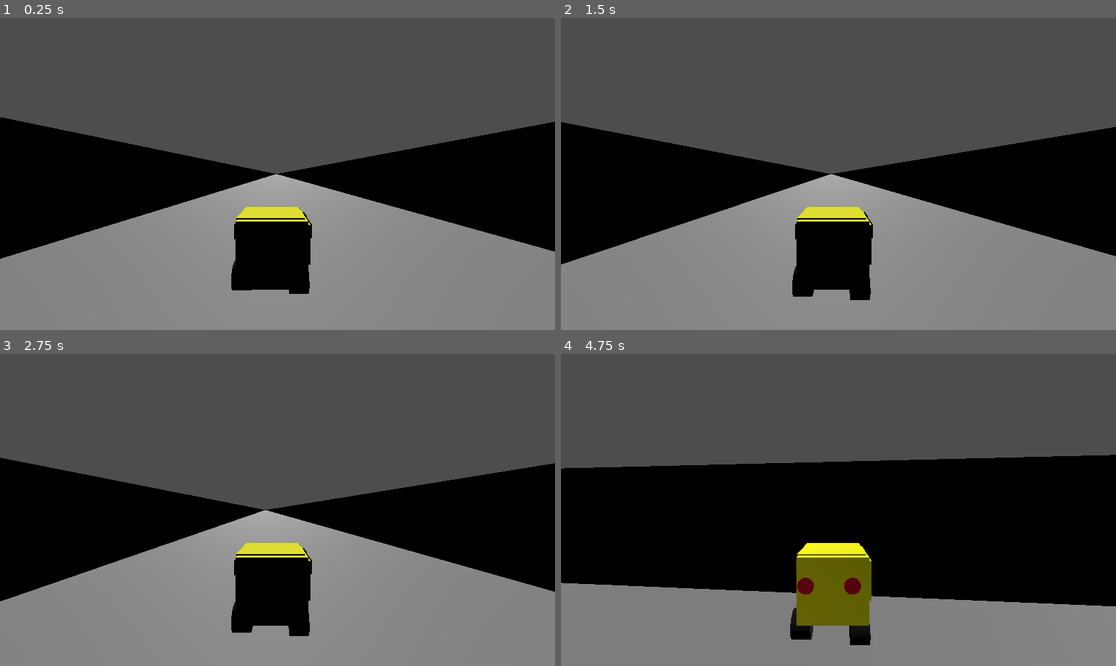
Above: before the commit, frames 1-4 (two rows, left to right).
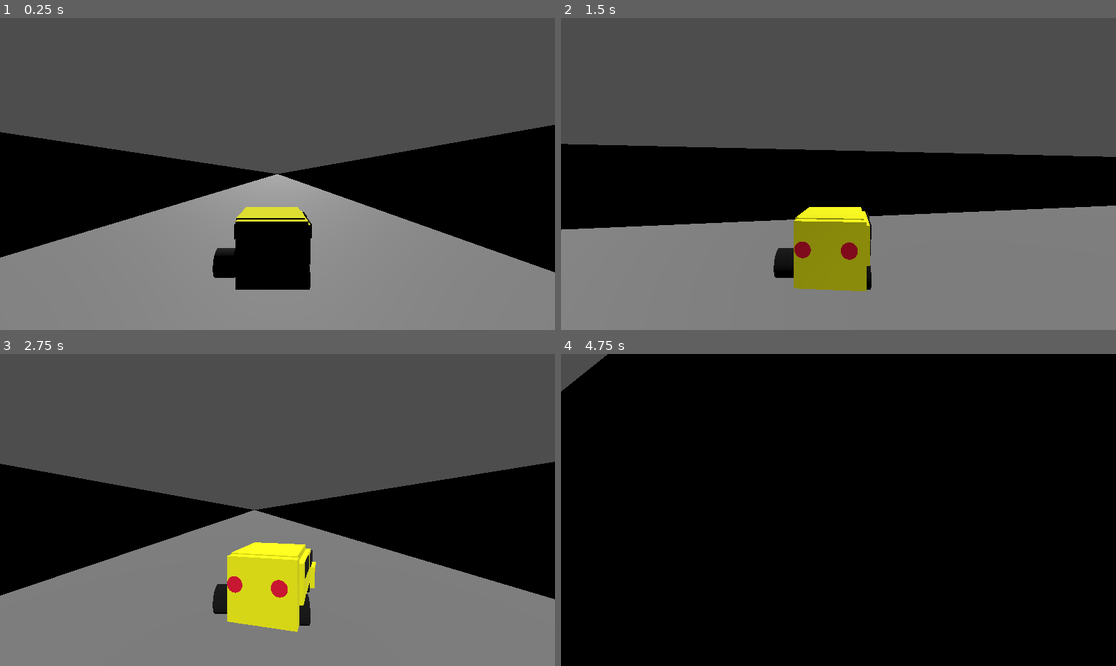
Above: after the commit, the same moments.

Repository: km2000-a11y/Urban-Drive
Game: Godot game, scene res://main.tscn
The game is run twice, just before and just after one commit, with the same random seed, the same clock (stepped at 60 frames per second) and the same inputs.
Inputs:
- Up to frame 1 (0.25 s): no input
- Up to frame 2 (1.5 s): tap Enter (ui_accept) at 0.5, 0.77 s; hold D (turn_right) 0.53-1.28 s; hold S (brake) from 1.28 s (still down)
- Up to frame 3 (2.75 s): tap Enter (ui_accept) at 1.52 s; release S (brake) at 2.03 s; hold D (turn_right) from 2.03 s (still down)
- Up to frame 4 (4.75 s): release D (turn_right) at 2.78 s; hold W (accelerate) 2.78-3.53 s; tap Enter (ui_accept) at 3.02, 3.77, 4.52 s; hold A (turn_left) from 3.53 s (still down)

The runs differ from the first frame. In frame 1, 3.6% of the frame differs, in the area x 0-100%, y 31-89%; in frame 2, 14%; in frame 3, 8.5%; in frame 4, 59%, in the area x 0-100%, y 0-100%.

Commit message:
fduhe5 un

Diff:
--- a/Scenes/mini_cooper_s.tscn
+++ b/Scenes/mini_cooper_s.tscn
@@ -1,8 +1,149 @@
-[gd_scene load_steps=28 format=3 uid="uid://dq5h6hmf1n7rf"]
-
-[ext_resource type="Script" uid="uid://bcatbthl3vdpb" path="res://Scripts/mini.gd" id="1_jcwjn"]
-
-[sub_resource type="PhysicsMaterial" id="PhysicsMaterial_08euy"]
+[gd_scene load_steps=27 format=3 uid="uid://dq5h6hmf1n7rf"]
+
+[sub_resource type="GDScript" id="GDScript_f884w"]
+script/source = "extends CharacterBody3D
+
+# MINI COOPER S STATS
+const WEIGHT := 1150.0
+const ZERO_TO_HUNDRED := 7.2 # seconds
+const TOP_SPEED := 61.1 # m/s (220 km/h)
+
+# HANDLING
+const TURN_SPEED := 2.5
+const GRAVITY := 30.0
+const BRAKE_STRENGTH := 40.0
+const LATERAL_FRICTION := 6.0
+
+# CALCULATED REAL ACCELERATION
+# 0–100 km/h = 27.78 m/s
+const TARGET_ACCEL := 27.78 / ZERO_TO_HUNDRED # ≈ 3.86 m/s²
+const ENGINE_FORCE := WEIGHT * TARGET_ACCEL   # ≈ 4430 N
+
+var steering := 0.0
+@onready var car_model = $ModelRoot
+
+func _physics_process(delta):
+
+	# INPUT
+	var accel := Input.get_action_strength(\"accelerate\")
+	var brake := Input.get_action_strength(\"brake\")
+	var steer := Input.get_action_strength(\"turn_left\") - Input.get_action_strength(\"turn_right\")
+
+	# STEERING
+	steering = lerp(steering, steer, delta * 6.0)
+	rotation.y += steering * TURN_SPEED * delta
+	car_model.rotation.y = steering * 0.25
+
+	# DIRECTIONS
+	var forward := -transform.basis.z
+	var right := transform.basis.x
+
+	# ACCELERATION (REAL MINI COOPER S)
+	if accel > 0.0:
+		velocity += forward * ENGINE_FORCE * accel * delta
+
+	# BRAKING
+	if brake > 0.0:
+		velocity = velocity.move_toward(Vector3.ZERO, BRAKE_STRENGTH * brake * delta)
+
+	# LATERAL FRICTION (REMOVE SIDEWAYS SLIDE)
+	var lateral := right.dot(velocity)
+	velocity -= right * lateral * LATERAL_FRICTION * delta
+
+	# SPEED LIMIT
+	var horizontal := Vector3(velocity.x, 0, velocity.z)
+	if horizontal.length() > TOP_SPEED:
+		horizontal = horizontal.normalized() * TOP_SPEED
+		velocity.x = horizontal.x
+		velocity.z = horizontal.z
+
+	# GRAVITY
+	if not is_on_floor():
+		velocity.y -= GRAVITY * delta
+	else:
+		velocity.y = 0.0
+
+	print(\"BEFORE: \", velocity)
+	move_and_slide()
+	print(\"AFTER: \", velocity)
+
+
+	print(velocity)
+	print(accel)
+	print(global_transform.origin)
+"
+
+[sub_resource type="StandardMaterial3D" id="StandardMaterial3D_nfu50"]
+albedo_color = Color(1, 1, 0, 1)
+
+[sub_resource type="BoxMesh" id="BoxMesh_k38l0"]
+size = Vector3(0.7, 0.3, 0.1)
+
+[sub_resource type="StandardMaterial3D" id="StandardMaterial3D_dxrdl"]
+albedo_color = Color(1, 1, 0, 1)
+
+[sub_resource type="BoxMesh" id="BoxMesh_grg88"]
+size = Vector3(0.7, 0.05, 0.3)
+
+[sub_resource type="StandardMaterial3D" id="StandardMaterial3D_ypi0l"]
+albedo_color = Color(1, 1, 0, 1)
+
+[sub_resource type="BoxMesh" id="BoxMesh_a701d"]
+size = Vector3(0.1, 0.4, 0.8)
+
+[sub_resource type="BoxMesh" id="BoxMesh_v0kf0"]
+size = Vector3(0.7, 0.1, 0.7)
+
+[sub_resource type="StandardMaterial3D" id="StandardMaterial3D_sibdw"]
+albedo_color = Color(1, 1, 0, 1)
+
+[sub_resource type="StandardMaterial3D" id="StandardMaterial3D_twcfh"]
+albedo_color = Color(1, 1, 0, 1)
+
+[sub_resource type="BoxMesh" id="BoxMesh_pcoea"]
+size = Vector3(0.7, 0.65, 0.1)
+
+[sub_resource type="StandardMaterial3D" id="StandardMaterial3D_k38l0"]
+albedo_color = Color(0, 0, 0, 1)
+
+[sub_resource type="BoxMesh" id="BoxMesh_dxrdl"]
+size = Vector3(0.7, 0.2, 0.1)
+
+[sub_resource type="StandardMaterial3D" id="StandardMaterial3D_grg88"]
+albedo_color = Color(0, 0, 0, 1)
+
+[sub_resource type="BoxMesh" id="BoxMesh_ypi0l"]
+size = Vector3(0.01, 0.15, 0.3)
+
+[sub_resource type="StandardMaterial3D" id="StandardMaterial3D_a701d"]
+albedo_color = Color(0, 0, 0, 1)
+
+[sub_resource type="BoxMesh" id="BoxMesh_sibdw"]
+size = Vector3(0.01, 0.15, 0.35)
+
+[sub_resource type="StandardMaterial3D" id="StandardMaterial3D_pcoea"]
+albedo_color = Color(1, 0.729412, 0, 1)
+
+[sub_resource type="CylinderMesh" id="CylinderMesh_bfuam"]
+top_radius = 0.1
+bottom_radius = 0.03
+height = 0.05
+
+[sub_resource type="StandardMaterial3D" id="StandardMaterial3D_ntlxt"]
+albedo_color = Color(0, 0, 0, 1)
+
+[sub_resource type="BoxMesh" id="BoxMesh_qgi3c"]
+size = Vector3(0.3, 0.1, 0.01)
+
+[sub_resource type="StandardMaterial3D" id="StandardMaterial3D_t45qk"]
+albedo_color = Color(0.933333, 0, 0.2, 1)
+
+[sub_resource type="CylinderMesh" id="CylinderMesh_h4jud"]
+top_radius = 0.08
+bottom_radius = 0.03
+height = 0.05
+
+[sub_resource type="CapsuleShape3D" id="CapsuleShape3D_08euy"]
 
 [sub_resource type="StandardMaterial3D" id="StandardMaterial3D_08euy"]
 albedo_color = Color(0, 0, 0, 1)
@@ -12,171 +153,14 @@
 bottom_radius = 0.15
 height = 0.2
 
-[sub_resource type="StandardMaterial3D" id="StandardMaterial3D_nfu50"]
-albedo_color = Color(1, 1, 0, 1)
-
-[sub_resource type="BoxMesh" id="BoxMesh_k38l0"]
-size = Vector3(0.7, 0.3, 0.1)
-
-[sub_resource type="StandardMaterial3D" id="StandardMaterial3D_dxrdl"]
-albedo_color = Color(1, 1, 0, 1)
-
-[sub_resource type="BoxMesh" id="BoxMesh_grg88"]
-size = Vector3(0.7, 0.05, 0.3)
-
-[sub_resource type="StandardMaterial3D" id="StandardMaterial3D_ypi0l"]
-albedo_color = Color(1, 1, 0, 1)
-
-[sub_resource type="BoxMesh" id="BoxMesh_a701d"]
-size = Vector3(0.1, 0.4, 0.8)
-
-[sub_resource type="BoxMesh" id="BoxMesh_v0kf0"]
-size = Vector3(0.7, 0.1, 0.7)
-
-[sub_resource type="StandardMaterial3D" id="StandardMaterial3D_sibdw"]
-albedo_color = Color(1, 1, 0, 1)
-
-[sub_resource type="StandardMaterial3D" id="StandardMaterial3D_twcfh"]
-albedo_color = Color(1, 1, 0, 1)
-
-[sub_resource type="BoxMesh" id="BoxMesh_pcoea"]
-size = Vector3(0.7, 0.65, 0.1)
-
-[sub_resource type="StandardMaterial3D" id="StandardMaterial3D_k38l0"]
-albedo_color = Color(0, 0, 0, 1)
-
-[sub_resource type="BoxMesh" id="BoxMesh_dxrdl"]
-size = Vector3(0.7, 0.2, 0.1)
-
-[sub_resource type="StandardMaterial3D" id="StandardMaterial3D_grg88"]
-albedo_color = Color(0, 0, 0, 1)
-
-[sub_resource type="BoxMesh" id="BoxMesh_ypi0l"]
-size = Vector3(0.01, 0.15, 0.3)
-
-[sub_resource type="StandardMaterial3D" id="StandardMaterial3D_a701d"]
-albedo_color = Color(0, 0, 0, 1)
-
-[sub_resource type="BoxMesh" id="BoxMesh_sibdw"]
-size = Vector3(0.01, 0.15, 0.35)
-
-[sub_resource type="StandardMaterial3D" id="StandardMaterial3D_pcoea"]
-albedo_color = Color(1, 0.729412, 0, 1)
-
-[sub_resource type="CylinderMesh" id="CylinderMesh_bfuam"]
-top_radius = 0.1
-bottom_radius = 0.03
-height = 0.05
-
-[sub_resource type="StandardMaterial3D" id="StandardMaterial3D_ntlxt"]
-albedo_color = Color(0, 0, 0, 1)
-
-[sub_resource type="BoxMesh" id="BoxMesh_qgi3c"]
-size = Vector3(0.3, 0.1, 0.01)
-
-[sub_resource type="StandardMaterial3D" id="StandardMaterial3D_t45qk"]
-albedo_color = Color(0.933333, 0, 0.2, 1)
-
-[sub_resource type="CylinderMesh" id="CylinderMesh_h4jud"]
-top_radius = 0.08
-bottom_radius = 0.03
-height = 0.05
-
-[sub_resource type="BoxShape3D" id="BoxShape3D_rflyo"]
-size = Vector3(1, 1, 1.3)
-
-[node name="VehicleBody" type="VehicleBody3D"]
+[node name="Mini Cooper S" type="CharacterBody3D"]
 axis_lock_angular_x = true
 axis_lock_angular_z = true
-mass = 160.0
-physics_material_override = SubResource("PhysicsMaterial_08euy")
-center_of_mass_mode = 1
-center_of_mass = Vector3(0, -0.3, 0)
-can_sleep = false
-freeze_mode = 1
-engine_force = 3300.0
-brake = 1800.0
-script = ExtResource("1_jcwjn")
+script = SubResource("GDScript_f884w")
 
 [node name="Camera3D" type="Camera3D" parent="."]
 transform = Transform3D(-1, 0, 8.74228e-08, 0, 1, 0, -8.74228e-08, 0, -1, -0.179463, 0.906059, -2.36223)
 current = true
-
-[node name="FL" type="VehicleWheel3D" parent="."]
-transform = Transform3D(1, 0, 0, 0, 1, 0, 0, 0, 1, 0.063876, -0.182403, 0.594254)
-use_as_traction = true
-use_as_steering = true
-wheel_roll_influence = 0.02
-wheel_radius = 0.3
-wheel_rest_length = 0.2
-wheel_friction_slip = 2.5
-suspension_stiffness = 30.0
-suspension_max_force = 8000.0
-damping_compression = 2.0
-damping_relaxation = 3.0
-
-[node name="WheelHolder" type="Node3D" parent="FL"]
-
-[node name="MeshInstance3D" type="MeshInstance3D" parent="FL/WheelHolder"]
-transform = Transform3D(-4.37114e-08, 1, 4.37114e-08, 0, -4.37114e-08, 1, 1, 4.37114e-08, 1.91069e-15, 0.163586, 0.0497101, -0.0302324)
-material_override = SubResource("StandardMaterial3D_08euy")
-mesh = SubResource("CylinderMesh_nfu50")
-
-[node name="FR" type="VehicleWheel3D" parent="."]
-transform = Transform3D(1, 0, 0, 0, 1, 0, 0, 0, 1, -0.567181, -0.164235, 0.556217)
-use_as_traction = true
-use_as_steering = true
-wheel_roll_influence = 0.02
-wheel_radius = 0.3
-wheel_rest_length = 0.2
-wheel_friction_slip = 2.5
-suspension_stiffness = 30.0
-suspension_max_force = 8000.0
-damping_compression = 2.0
-damping_relaxation = 3.0
-
-[node name="WheelHolder" type="Node3D" parent="FR"]
-
-[node name="MeshInstance3D" type="MeshInstance3D" parent="FR/WheelHolder"]
-transform = Transform3D(-4.37114e-08, 1, 4.37114e-08, 0, -4.37114e-08, 1, 1, 4.37114e-08, 1.91069e-15, 0.163586, 0.0497101, -0.0302324)
-material_override = SubResource("StandardMaterial3D_08euy")
-mesh = SubResource("CylinderMesh_nfu50")
-
-[node name="RR" type="VehicleWheel3D" parent="."]
-transform = Transform3D(1, 0, 0, 0, 1, 0, 0, 0, 1, -0.56718, -0.233723, -0.185477)
-wheel_roll_influence = 0.02
-wheel_radius = 0.3
-wheel_rest_length = 0.2
-wheel_friction_slip = 2.5
-suspension_stiffness = 30.0
-suspension_max_force = 8000.0
-damping_compression = 2.0
-damping_relaxation = 3.0
-
-[node name="WheelHolder" type="Node3D" parent="RR"]
-
-[node name="MeshInstance3D" type="MeshInstance3D" parent="RR/WheelHolder"]
-transform = Transform3D(-4.37114e-08, 1, 4.37114e-08, 0, -4.37114e-08, 1, 1, 4.37114e-08, 1.91069e-15, 0.163586, 0.0497101, -0.0302324)
-material_override = SubResource("StandardMaterial3D_08euy")
-mesh = SubResource("CylinderMesh_nfu50")
-
-[node name="RL" type="VehicleWheel3D" parent="."]
-transform = Transform3D(1, 0, 0, 0, 1, 0, 0, 0, 1, 0.0402111, -0.233723, -0.127578)
-wheel_roll_influence = 0.02
-wheel_radius = 0.3
-wheel_rest_length = 0.2
-wheel_friction_slip = 2.5
-suspension_stiffness = 30.0
-suspension_max_force = 8000.0
-damping_compression = 2.0
-damping_relaxation = 3.0
-
-[node name="WheelHolder" type="Node3D" parent="RL"]
-
-[node name="MeshInstance3D" type="MeshInstance3D" parent="RL/WheelHolder"]
-transform = Transform3D(-4.37114e-08, 1, 4.37114e-08, 0, -4.37114e-08, 1, 1, 4.37114e-08, 1.91069e-15, 0.163586, 0.0497101, -0.0302324)
-material_override = SubResource("StandardMaterial3D_08euy")
-mesh = SubResource("CylinderMesh_nfu50")
 
 [node name="ModelRoot" type="Node3D" parent="."]
 
@@ -250,7 +234,7 @@
 mesh = SubResource("CylinderMesh_bfuam")
 
 [node name="MeshInstance3D15" type="MeshInstance3D" parent="ModelRoot"]
-transform = Transform3D(1, 0, 0, 0, 1, 0, 0, 0, 1, -0.16146, 0.0281737, 0.866685)
+transform = Transform3D(1, 0, 0, 0, 1, 0, 0, 0, 1, -0.264559, 0.0281737, 0.866685)
 material_override = SubResource("StandardMaterial3D_ntlxt")
 mesh = SubResource("BoxMesh_qgi3c")
 
@@ -265,5 +249,37 @@
 mesh = SubResource("CylinderMesh_h4jud")
 
 [node name="CollisionShape3D" type="CollisionShape3D" parent="."]
-transform = Transform3D(1, 0, 0, 0, 1, 0, 0, 0, 1, -0.177247, 0.294308, 0.204529)
-shape = SubResource("BoxShape3D_rflyo")
+transform = Transform3D(1, 0, 0, 0, 1, 0, 0, 0, 1, 0, 0.397587, 0)
+shape = SubResource("CapsuleShape3D_08euy")
+
+[node name="WheelHolder" type="Node3D" parent="."]
+transform = Transform3D(1, 0, 0, 0, 1, 0, 0, 0, 1, -0.536203, -0.164235, 0.406281)
+
+[node name="MeshInstance3D" type="MeshInstance3D" parent="WheelHolder"]
+transform = Transform3D(-4.37114e-08, 1, 4.37114e-08, 0, -4.37114e-08, 1, 1, 4.37114e-08, 1.91069e-15, 0.0148076, 0.0497101, 0.148379)
+material_override = SubResource("StandardMaterial3D_08euy")
+mesh = SubResource("CylinderMesh_nfu50")
+
+[node name="WheelHolder2" type="Node3D" parent="."]
+transform = Transform3D(1, 0, 0, 0, 1, 0, 0, 0, 1, 0.214818, -0.231154, -0.307814)
+
+[node name="MeshInstance3D" type="MeshInstance3D" parent="WheelHolder2"]
+transform = Transform3D(-4.37114e-08, 1, 4.37114e-08, 0, -4.37114e-08, 1, 1, 4.37114e-08, 1.91069e-15, 0.163586, 0.172267, 0.160184)
+material_override = SubResource("StandardMaterial3D_08euy")
+mesh = SubResource("CylinderMesh_nfu50")
+
+[node name="WheelHolder3" type="Node3D" parent="."]
+transform = Transform3D(1, 0, 0, 0, 1, 0, 0, 0, 1, -0.56718, -0.192986, -0.185477)
+
+[node name="MeshInstance3D" type="MeshInstance3D" parent="WheelHolder3"]
+transform = Transform3D(-4.37114e-08, 1, 4.37114e-08, 0, -4.37114e-08, 1, 1, 4.37114e-08, 1.91069e-15, 0.163586, 0.0497101, -0.0302324)
+material_override = SubResource("StandardMaterial3D_08euy")
+mesh = SubResource("CylinderMesh_nfu50")
+
+[node name="WheelHolder4" type="Node3D" parent="."]
+transform = Transform3D(1, 0, 0, 0, 1, 0, 0, 0, 1, -0.0635127, -0.19201, 0.56494)
+
+[node name="MeshInstance3D" type="MeshInstance3D" parent="WheelHolder4"]
+transform = Transform3D(-4.37114e-08, 1, 4.37114e-08, 0, -4.37114e-08, 1, 1, 4.37114e-08, 1.91069e-15, 0.293306, 0.115741, -0.00769967)
+material_override = SubResource("StandardMaterial3D_08euy")
+mesh = SubResource("CylinderMesh_nfu50")
--- a/Scripts/mini.gd
+++ b/Scripts/mini.gd
@@ -1,38 +1,81 @@
-extends VehicleBody3D
+extends CharacterBody3D
 
-var horsepower := 168
-var RPM := 6000
-var max_speed := 61.0
+# CAR PHYSICS
+const MASS := 1150.0
+const ZERO_TO_HUNDRED := 7.2
+const TOP_SPEED := 61.1
+const ACCELERATION := 27.78 / ZERO_TO_HUNDRED
+const TURN_SPEED := 2.5
+const GRAVITY := 30.0
+const BRAKE_STRENGTH := 20.0
+const LATERAL_FRICTION := 2.0
 
-var turn_speed := 3.0
-var turn_amount := 0.3
-
-var accel_input := 0.0
-var brake_input := 0.0
+var steering := 0.0
+@onready var car_model := $ModelRoot
 
 func _physics_process(delta):
 
 	# INPUT
-	var accel_raw := Input.get_action_strength("accelerate")
-	var brake_raw := Input.get_action_strength("brake")
-	var steer_raw := Input.get_action_strength("turn_left") - Input.get_action_strength("turn_right")
+	var accel := Input.get_action_strength("accelerate")
+	var brake := Input.get_action_strength("brake")
+	var steer := Input.get_action_strength("turn_left") - Input.get_action_strength("turn_right")
 
-	# SMOOTH INPUT
-	accel_input = lerp(accel_input, accel_raw, delta * 5.0)
-	brake_input = lerp(brake_input, brake_raw, delta * 10.0)
+	# STEERING
+	steering = lerp(steering, steer, delta * 6.0)
+	rotation.y += steering * TURN_SPEED * delta
 
-	# STEERING (local, always correct)
-	steering = lerp(steering, steer_raw * turn_amount, turn_speed * delta)
+	# VISUAL LEAN
+	var tilt := -steering * 10.0
+	car_model.rotation_degrees.z = lerp(car_model.rotation_degrees.z, tilt, delta * 8.0)
 
-	# TORQUE
-	var torque = ((horsepower * 5252.0) / max(RPM, 1)) * 20.0
+	# DIRECTIONS
+	var forward := -global_transform.basis.z
+	var right := global_transform.basis.x
 
-	# ENGINE FORCE (always forward relative to car)
-	engine_force = torque * accel_input
+	# ACCELERATION
+	if accel > 0.0:
+		velocity += forward * ACCELERATION * accel * delta
 
-	# BRAKE
-	brake = brake_input * 80.0
+	# BRAKING
+	if brake > 0.0:
+		velocity = velocity.move_toward(Vector3.ZERO, BRAKE_STRENGTH * delta)
+
+	# LATERAL FRICTION
+	var lateral := right.dot(velocity)
+	velocity -= right * lateral * LATERAL_FRICTION * delta
 
 	# SPEED LIMIT
-	if linear_velocity.length() > max_speed:
-		linear_velocity = linear_velocity.normalized() * max_speed
+	var flat := Vector3(velocity.x, 0, velocity.z)
+	if flat.length() > TOP_SPEED:
+		flat = flat.normalized() * TOP_SPEED
+		velocity.x = flat.x
+		velocity.z = flat.z
+
+	# GRAVITY
+	if not is_on_floor():
+		velocity.y -= GRAVITY * delta
+	else:
+		velocity.y = 0.0
+
+	# SAVE VELOCITY BEFORE COLLISION
+	var old_velocity := velocity
+
+	# MOVE
+	move_and_slide()
+
+	# COLLISION COUNT
+	var collision_count := get_slide_collision_count()
+
+	# MOMENTUM COLLISION RESPONSE
+	if collision_count > 0:
+		for i in range(collision_count):
+			var col := get_slide_collision(i)
+			var normal := col.get_normal()
+
+			var p_before := MASS * old_velocity
+			var v_reflect := old_velocity.bounce(normal)
+			var p_after := MASS * v_reflect
+
+			var impulse := p_after - p_before
+
+			velocity = v_reflect
--- a/main.tscn
+++ b/main.tscn
@@ -6,9 +6,10 @@
 [node name="Node" type="Node"]
 
 [node name="Node3D" parent="." instance=ExtResource("1_0xm2m")]
+transform = Transform3D(1, 0, 0, 0, 1, 0, 0, 0, 1, 0, -0.439076, 0)
 
 [node name="DirectionalLight3D" type="DirectionalLight3D" parent="."]
 transform = Transform3D(1, 0, 0, 0, 0.707107, 0.707107, 0, -0.707107, 0.707107, 0, 0, 1.94095)
 
-[node name="VehicleBody" parent="." instance=ExtResource("2_0xm2m")]
-transform = Transform3D(1, 0, 0, 0, 1, 0, 0, 0, 1, 0.585096, 0.834013, 2.2936)
+[node name="Mini Cooper S" parent="." instance=ExtResource("2_0xm2m")]
+transform = Transform3D(1, 0, 0, 0, 1, 0, 0, 0, 1, 0, 1.70371, 0)
--- a/project.godot
+++ b/project.godot
@@ -41,3 +41,7 @@
 , Object(InputEventJoypadMotion,"resource_local_to_scene":false,"resource_name":"","device":-1,"axis":0,"axis_value":1.0,"script":null)
 ]
 }
+drift={
+"deadzone": 0.2,
+"events": []
+}
Not shown, changed: Scripts/mini.gd.uid
